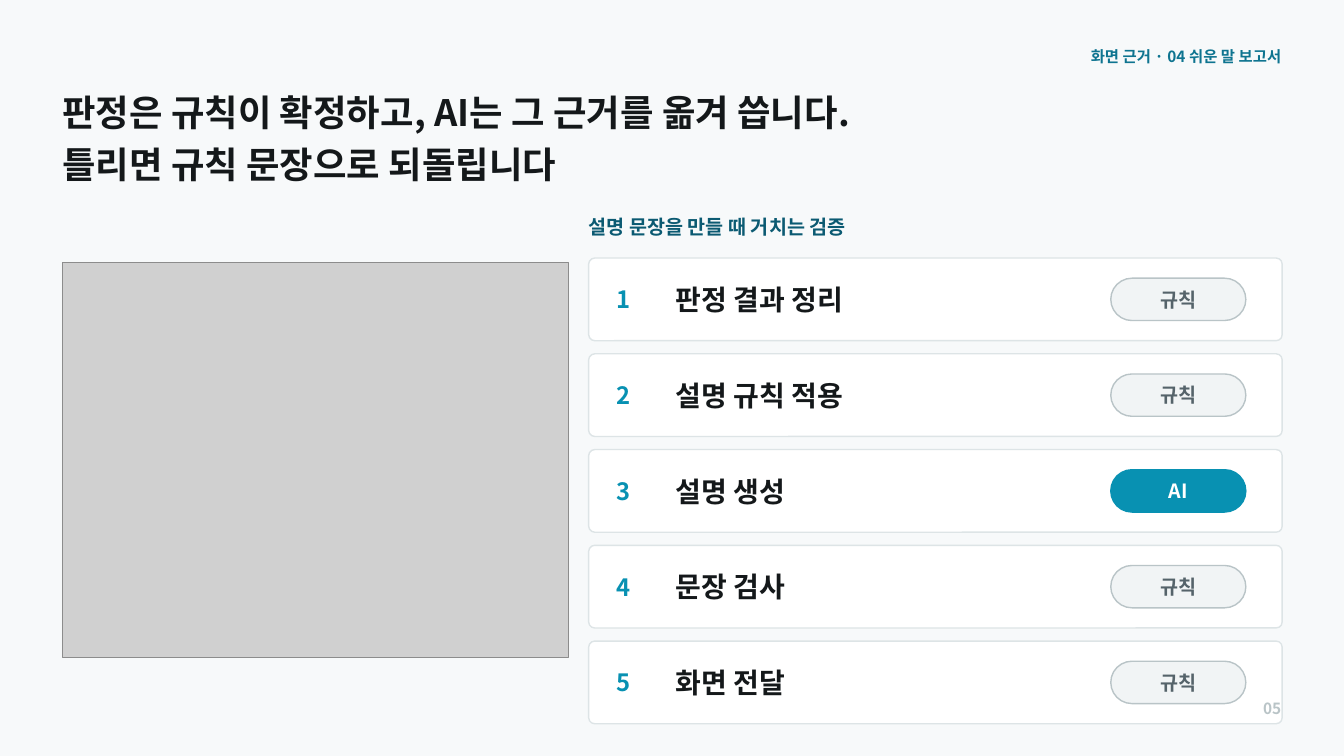
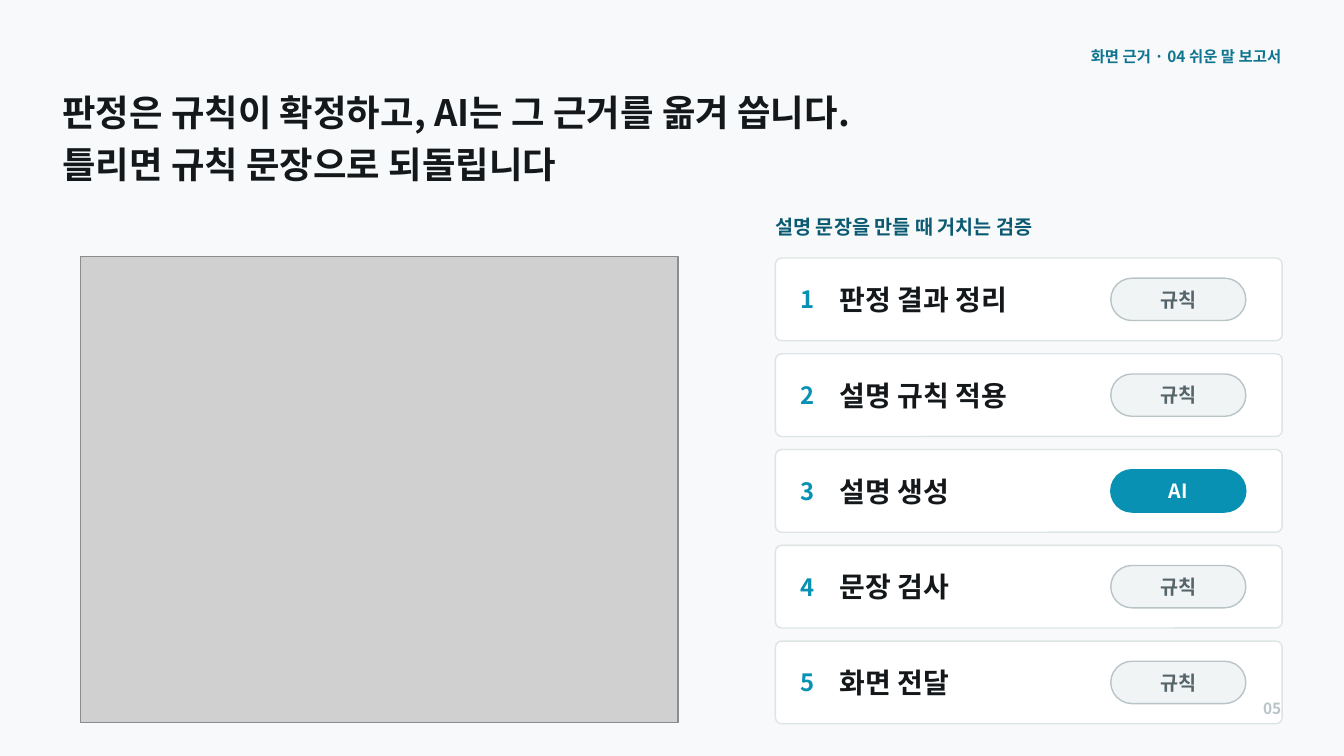
Before and after one commit to kzming2007/batboda, a slide deck: slide 5 of 발표/20260805_밭보다_본선발표_v8.pptx. Drawn at 1344x756 pixels with LibreOffice and Linux fonts; fonts in the diff are those of the drawing; grey boxes stand for pictures. Boxes give left, top, right and bottom in pixels: in the first picture for what was removed or moved away, otherwise in the second. Text is boxed around its words. In the diff, an @@ line names an element or a change of style, - is before the commit and + after.

```diff
--- a/발표/20260805_밭보다_본선발표_v8.pptx
+++ b/발표/20260805_밭보다_본선발표_v8.pptx
@@ text "설명 문장을 만들 때 거치는 ..." moved from (x1=589, y1=217, x2=846, y2=236) to (x1=775, y1=217, x2=1032, y2=236) @@
@@ picture resized from (x1=63, y1=262, x2=569, y2=657) to (x1=81, y1=257, x2=679, y2=723) @@
@@ rounded rectangle resized from (x1=589, y1=258, x2=1282, y2=341) to (x1=775, y1=258, x2=1282, y2=341) @@
@@ text "판정 결과 정리" moved from (x1=675, y1=286, x2=843, y2=313) to (x1=840, y1=286, x2=1008, y2=313) @@
@@ rounded rectangle resized from (x1=589, y1=354, x2=1282, y2=437) to (x1=775, y1=354, x2=1282, y2=437) @@
@@ text "설명 규칙 적용" moved from (x1=675, y1=382, x2=843, y2=409) to (x1=840, y1=382, x2=1008, y2=409) @@
@@ rounded rectangle resized from (x1=589, y1=450, x2=1282, y2=532) to (x1=775, y1=450, x2=1282, y2=532) @@
@@ text "설명 생성" moved from (x1=675, y1=478, x2=785, y2=505) to (x1=840, y1=478, x2=950, y2=505) @@
@@ rounded rectangle resized from (x1=589, y1=545, x2=1282, y2=628) to (x1=775, y1=545, x2=1282, y2=628) @@
@@ text "문장 검사" moved from (x1=675, y1=573, x2=785, y2=600) to (x1=840, y1=573, x2=950, y2=600) @@
@@ rounded rectangle resized from (x1=589, y1=641, x2=1282, y2=724) to (x1=775, y1=641, x2=1282, y2=724) @@
@@ 5 texts moved together from (x1=617, y1=290, x2=631, y2=692) to (x1=800, y1=290, x2=814, y2=692) @@
@@ text "화면 전달" moved from (x1=675, y1=669, x2=785, y2=696) to (x1=840, y1=669, x2=950, y2=696) @@
```
Also in this commit, not shown: 2 other slides changed, 2 other files.
